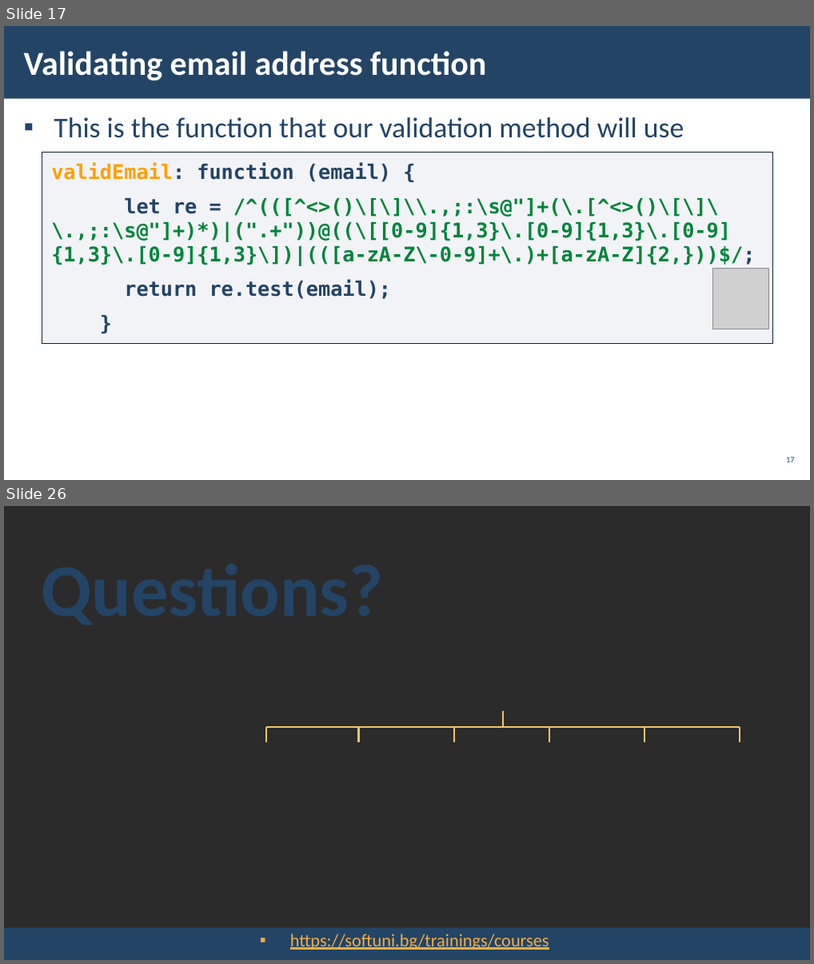
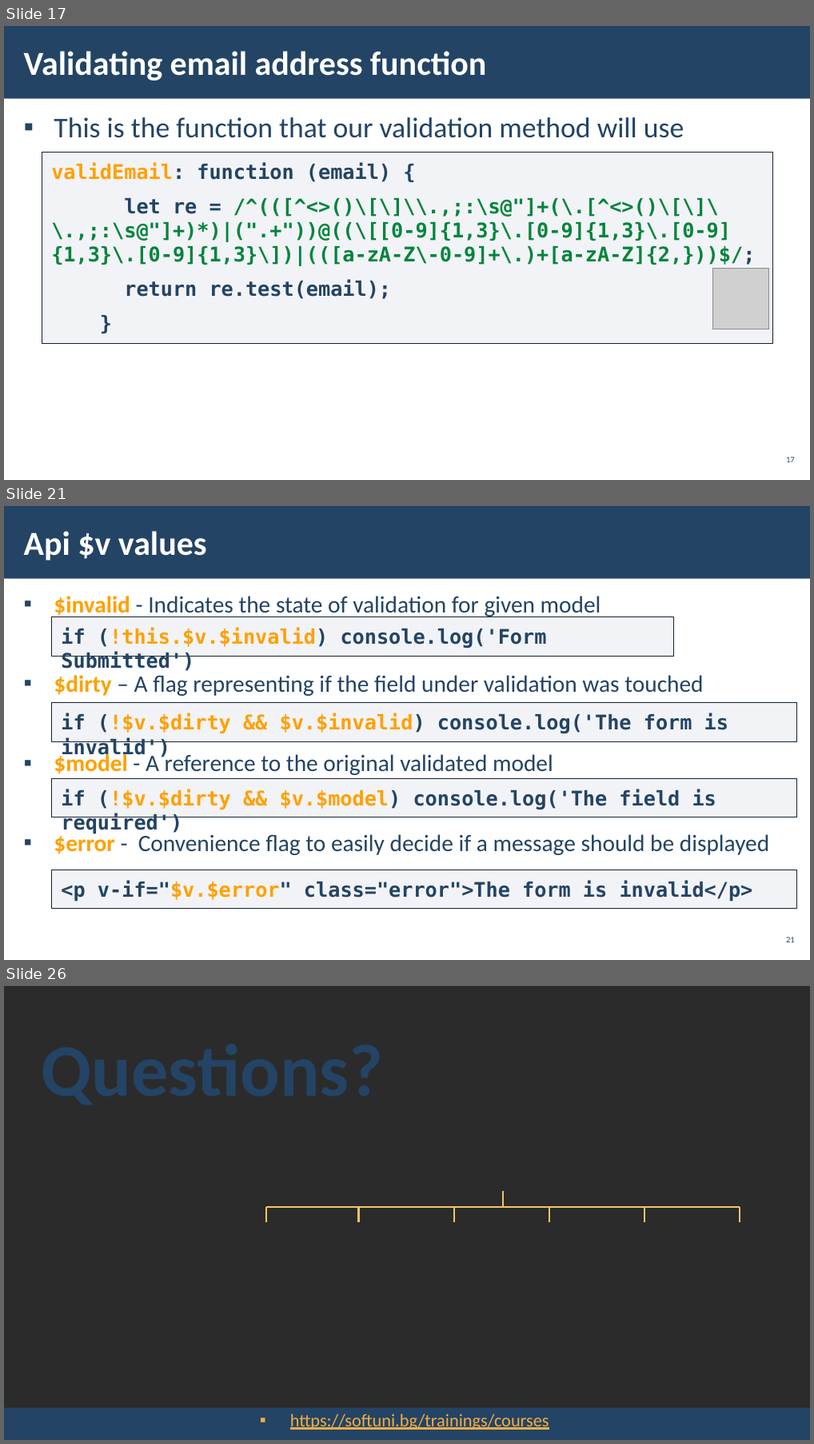
Before and after one commit to Vue-Course-Plans/Vue-Lectures, a slide deck: Validators/10.Validators.pptx. Shown one above the other, each under a label of ours: slides 17 and 26 before the commit, slides 17, 21 and 26 after it; the slides between them are not shown. The pictures are 814x964 and 814x1444 pixels, drawn with LibreOffice and Linux fonts; fonts in the diff are those of the drawing; grey boxes stand for pictures; background and template pictures are left out; a plain dark background stands for a picture behind light text. Boxes give left, top, right and bottom in pixels: in the first picture for what was removed or moved away, otherwise in the second. Text is boxed around its words. In the diff, an @@ line names an element or a change of style, - is before the commit and + after.

```diff
--- a/Validators/10.Validators.pptx
+++ b/Validators/10.Validators.pptx
@@ slide 21 added at box(4, 506, 810, 960), background picture (left out); not listed: 1 template element that a slide beside it also shows @@
@@ title added at box(24, 531, 207, 560), 40 pt, text #FFFFFF, bold @@
+Api $v values
@@ text added at box(54, 596, 770, 855), 28 pt, text #234465 @@
+▪ $invalid - Indicates the state of validation for given model
+▪ $dirty – A flag representing if the field under validation was touched
+▪ $model - A reference to the original validated model
+▪ $error - Convenience flag to easily decide if a message should be displayed
@@ rectangle added at box(52, 616, 674, 656), fill #ADB4C3 at 15% opacity, outline #112233 1 pt, 24 pt, text #234465, bold @@
+if (!this.$v.$invalid) console.log('Form Submitted')
@@ rectangle added at box(52, 703, 798, 741), fill #ADB4C3 at 15% opacity, outline #112233 1 pt, 24 pt, text #234465, bold @@
+if (!$v.$dirty && $v.$invalid) console.log('The form is invalid')
@@ rectangle added at box(52, 778, 798, 817), fill #ADB4C3 at 15% opacity, outline #112233 1 pt, 24 pt, text #234465, bold @@
+if (!$v.$dirty && $v.$model) console.log('The field is required')
@@ rectangle added at box(52, 869, 798, 908), fill #ADB4C3 at 15% opacity, outline #112233 1 pt, 24 pt, text #234465, bold @@
+<p v-if="$v.$error" class="error">The form is invalid</p>
@@ page number added at box(786, 936, 795, 942), 10 pt, text #234465 @@
+21
```
Also in this commit, not shown: 11 slides changed, 1 other slide added, 2 slides removed, 1 other file.
